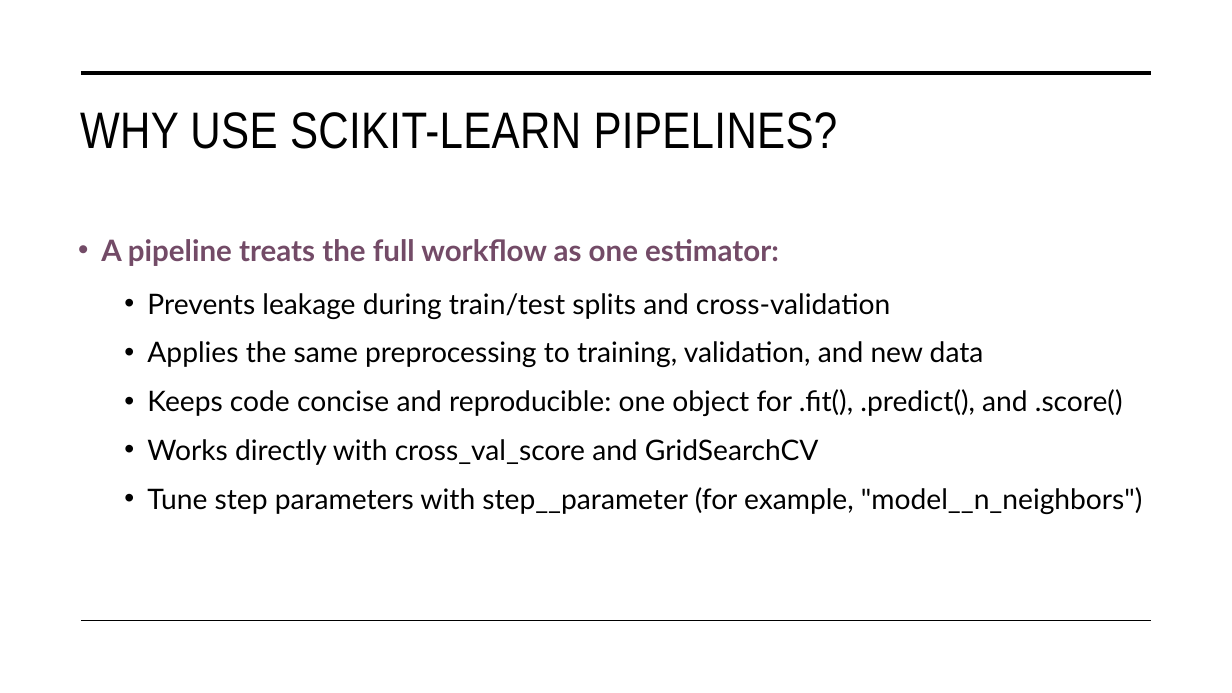
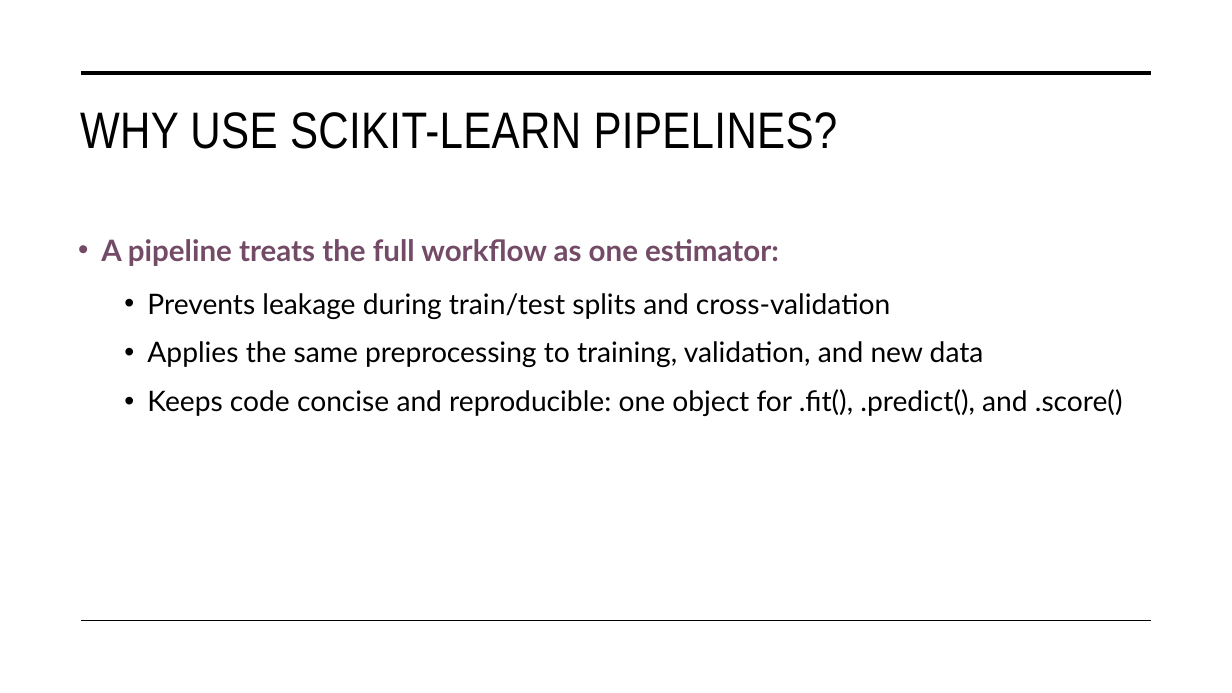
Before and after one commit to STAT-486-Fall-2026/course-content, a slide deck: slide 13 of slides/03-intro-to-sklearn.pptx. Drawn at 1232x693 pixels with LibreOffice and Linux fonts; fonts in the diff are those of the drawing. Boxes give left, top, right and bottom in pixels: in the first picture for what was removed or moved away, otherwise in the second. Text is boxed around its words. In the diff, an @@ line names an element or a change of style, - is before the commit and + after.

```diff
--- a/slides/03-intro-to-sklearn.pptx
+++ b/slides/03-intro-to-sklearn.pptx
@@ text at [147, 439, 1142, 514]: paragraphs removed @@
-  • Works directly with cross_val_score and GridSearchCV
-  • Tune step parameters with step__parameter (for example, "model__n_neighbors")
```
Also in this commit, not shown: 4 other slides changed, 1 other file.
